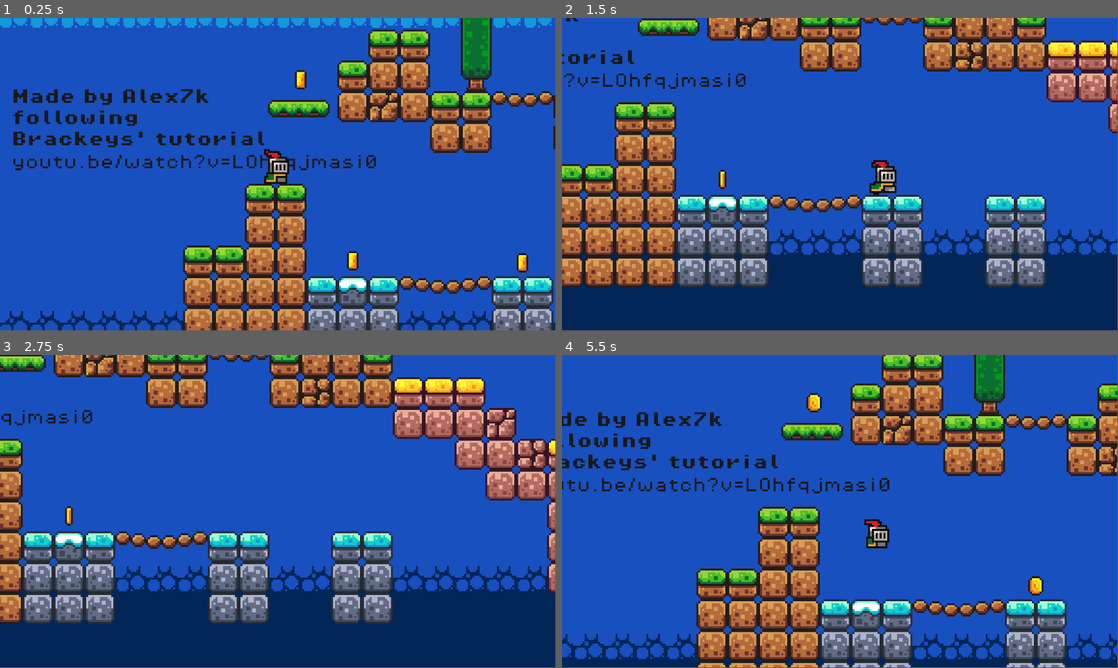
Above: before the commit, frames 1-4 (two rows, left to right).
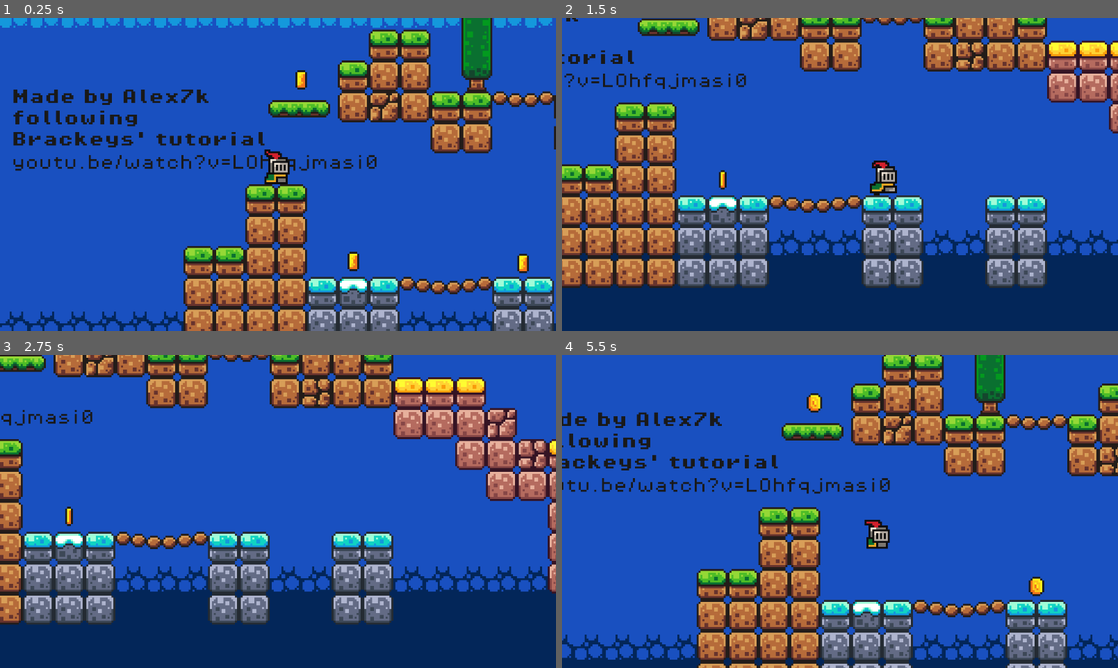
Above: after the commit, the same moments.

Repository: Alex7k/first-godot-game
Game: Godot game, scene res://scenes/game.tscn
The game is run twice, just before and just after one commit, with the same random seed, the same clock (stepped at 60 frames per second) and the same inputs.
Inputs:
- Up to frame 1 (0.25 s): no input
- Up to frame 2 (1.5 s): hold Right (move_right) from 0.53 s (still down); tap Space (jump) at 0.77 s
- Up to frame 3 (2.75 s): tap Space (jump) at 1.52 s; release Right (move_right) at 2.03 s; hold Left (move_left) from 2.03 s (still down)
- Up to frame 4 (5.5 s): release Left (move_left) at 2.78 s; hold Right (move_right) 2.78-4.28 s; tap Space (jump) at 3.02, 3.77, 4.52 s; hold Left (move_left) 4.28-5.03 s; hold Right (move_right) from 5.03 s (still down)
In our replay, the window is 799x449 before the commit and 800x450 after it. These sizes can differ from the game's own. Grey fills any space a smaller window leaves; there, only what the larger window draws over its background counts as a difference.

The runs differ from the first frame. In frame 1, 7.5% of the frame differs, in the area x 0-100%, y 0-100%; in frame 2, 6.4%; in frame 3, 5.7%; in frame 4, 8.0%.

Commit message:
Enforce viewport mode / fixed aspect ratio, disable vsync

Diff:
--- a/project.godot
+++ b/project.godot
@@ -22,6 +22,12 @@
 [autoload]
 
 Music="*uid://cekjjpxrly06o"
+
+[display]
+
+window/size/resizable=false
+window/stretch/mode="viewport"
+window/vsync/vsync_mode=0
 
 [input]
 
